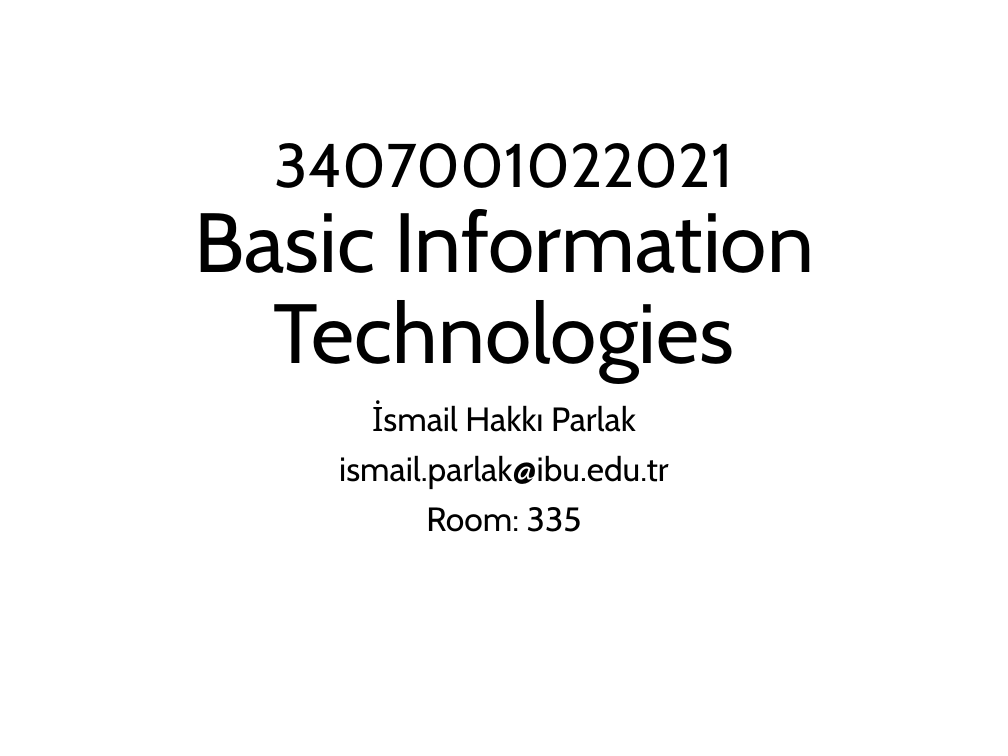
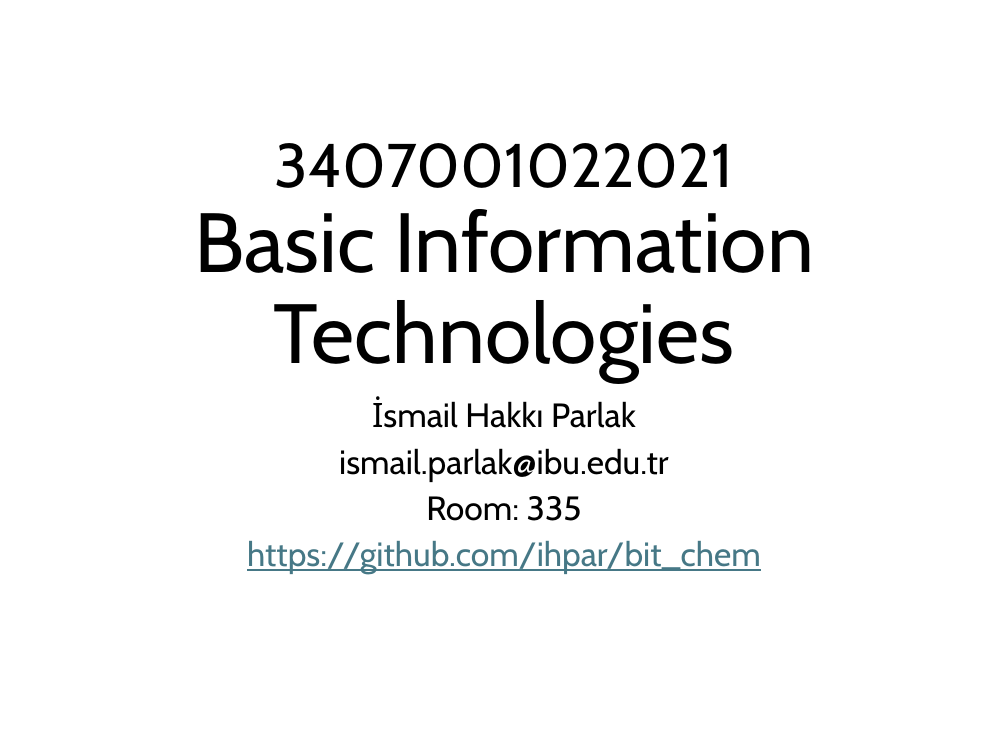
Before and after one commit to ihpar/bit_chem, a slide deck: slide 1 of lecture_notes/BIT_0.pptx. Drawn at 1008x756 pixels with LibreOffice and Linux fonts; fonts in the diff are those of the drawing. Boxes give left, top, right and bottom in pixels: in the first picture for what was removed or moved away, otherwise in the second. Text is boxed around its words. In the diff, an @@ line names an element or a change of style, - is before the commit and + after.

```diff
--- a/lecture_notes/BIT_0.pptx
+++ b/lecture_notes/BIT_0.pptx
@@ subtitle at bbox=[339, 396, 669, 521]: line spacing 0.9 to 0.8 @@
@@ subtitle at bbox=[247, 541, 761, 574]: paragraph added @@
+https://github.com/ihpar/bit_chem
```
Also in this commit, not shown: 7 slides added.
